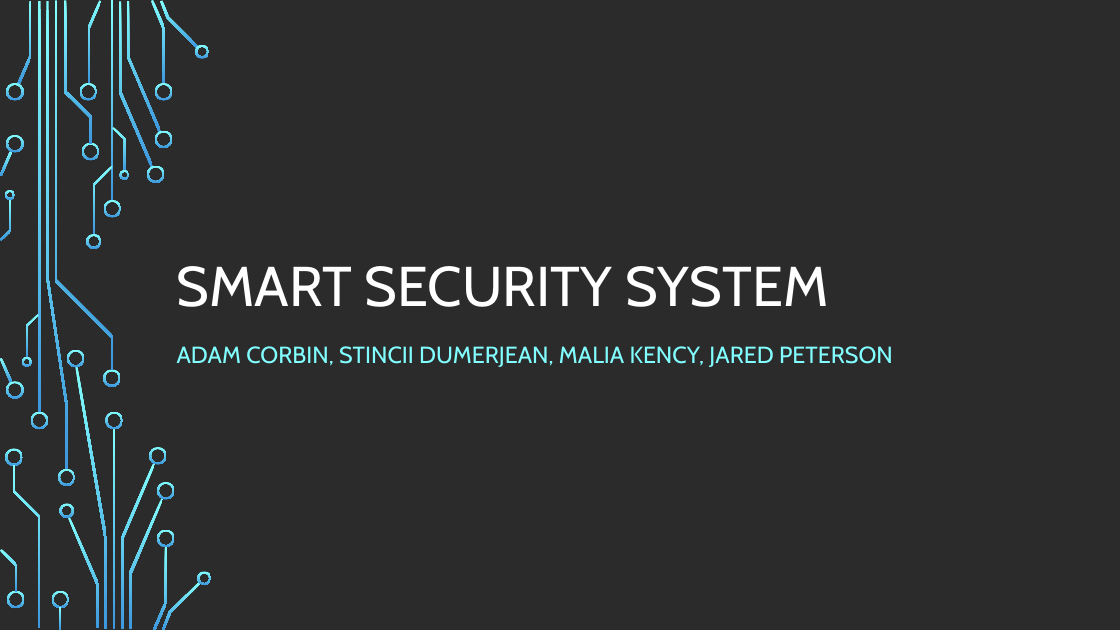
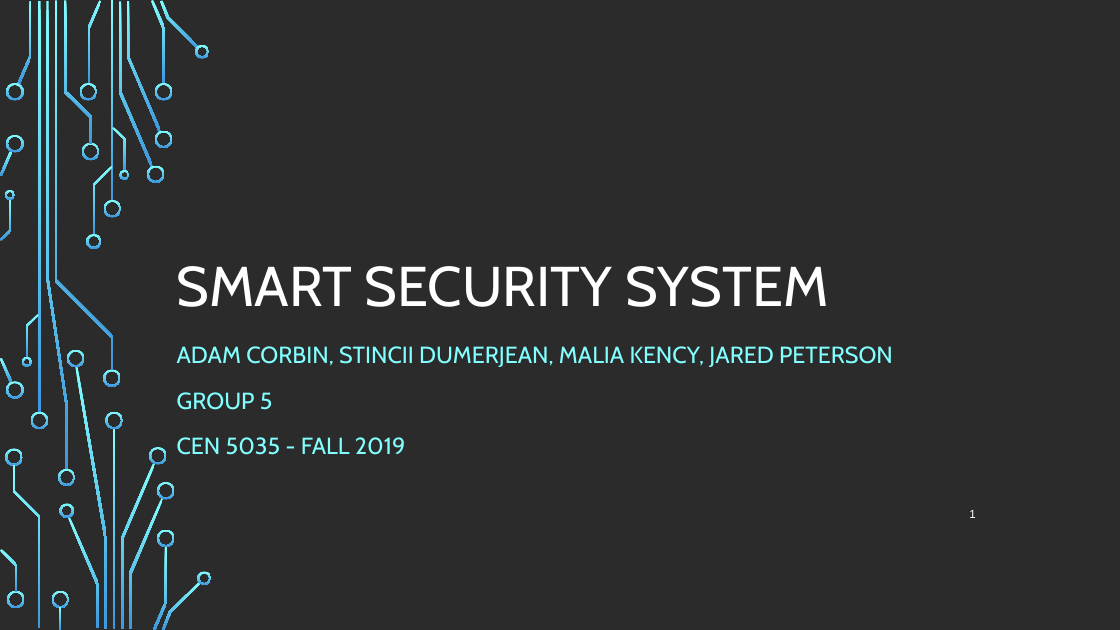
Before and after one commit to AdamCorbinFAUPhD/CEN5035-Software-Engineering-Course-Project, a slide deck: slide 1 of proposal/Smart Security System_presentation.pptx. Drawn at 1120x630 pixels with LibreOffice and Linux fonts; fonts in the diff are those of the drawing; background and template pictures are left out; a plain dark background stands for a picture behind light text. Boxes give left, top, right and bottom in pixels: in the first picture for what was removed or moved away, otherwise in the second. Text is boxed around its words. In the diff, an @@ line names an element or a change of style, - is before the commit and + after.

```diff
--- a/proposal/Smart Security System_presentation.pptx
+++ b/proposal/Smart Security System_presentation.pptx
@@ subtitle at [177,392,406,455]: paragraphs added @@
+GROUP 5
+CEN 5035 - FALL 2019
@@ page number added at [969,510,975,518], 10 pt, text #FFFFFF @@
+1
```
Also in this commit, not shown: 8 other slides changed, 2 other files.
